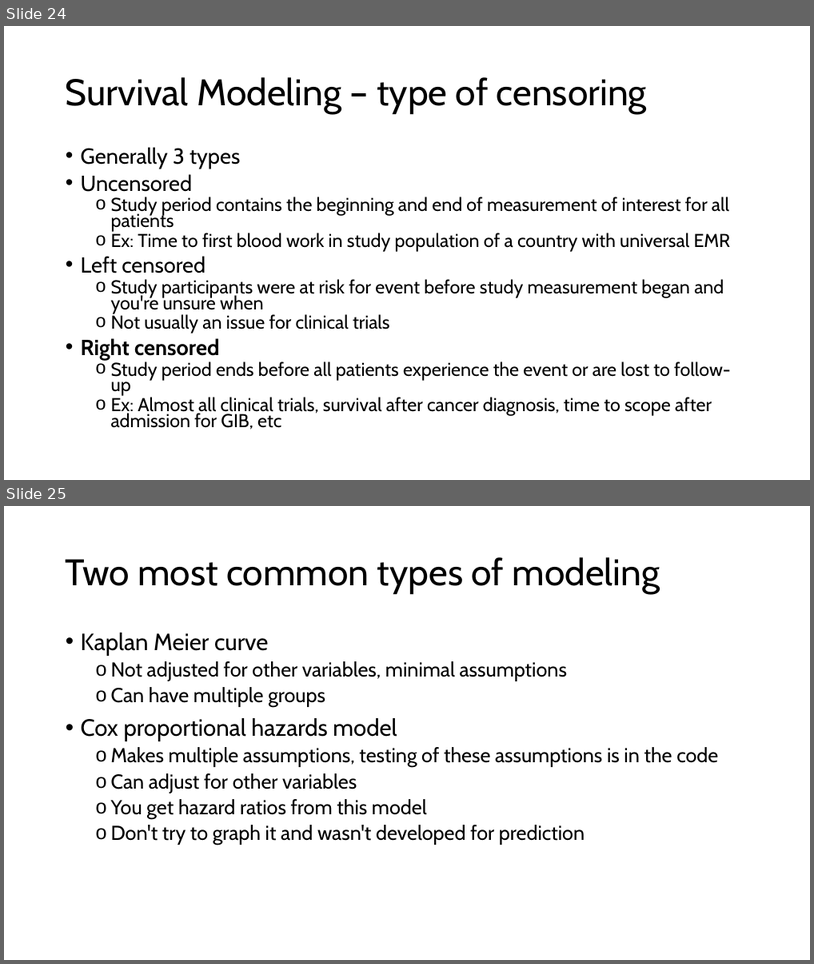
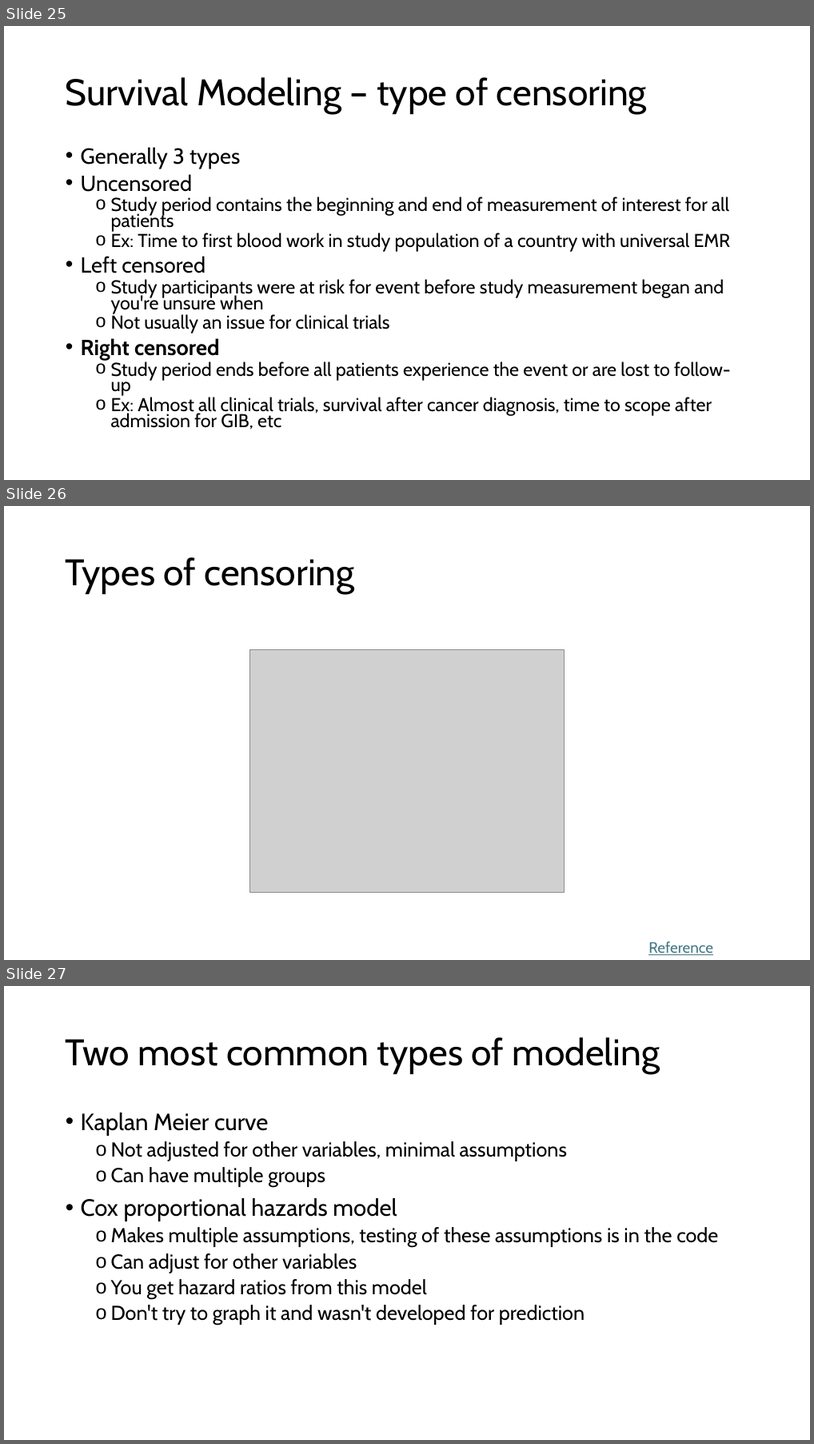
Before and after one commit to HTS-dev96/Pragmatic-R-and-Stats, a slide deck: Pratical Approach to stats and R.pptx. Shown one above the other, each under a label of ours: slides 24 and 25 before the commit, slides 25, 26 and 27 after it. The pictures are 814x964 and 814x1444 pixels, drawn with LibreOffice and Linux fonts; fonts in the diff are those of the drawing; grey boxes stand for pictures. Boxes give left, top, right and bottom in pixels: in the first picture for what was removed or moved away, otherwise in the second. Text is boxed around its words. In the diff, an @@ line names an element or a change of style, - is before the commit and + after.

```diff
--- a/Pratical Approach to stats and R.pptx
+++ b/Pratical Approach to stats and R.pptx
@@ slide 26 added at [4, 506, 810, 960], background #FFFFFF @@
@@ title added at [66, 557, 355, 594], 44 pt, text #000000 @@
+Types of censoring
@@ picture added at [250, 650, 565, 892] @@
@@ text added at [649, 941, 714, 955], 18 pt, text #467886, underline @@
+Reference
@@ what was slide 24 is now slide 25 @@
@@ what was slide 25 is now slide 27 @@
```
Also in this commit, not shown: 3 slides changed, 4 other slides added.
